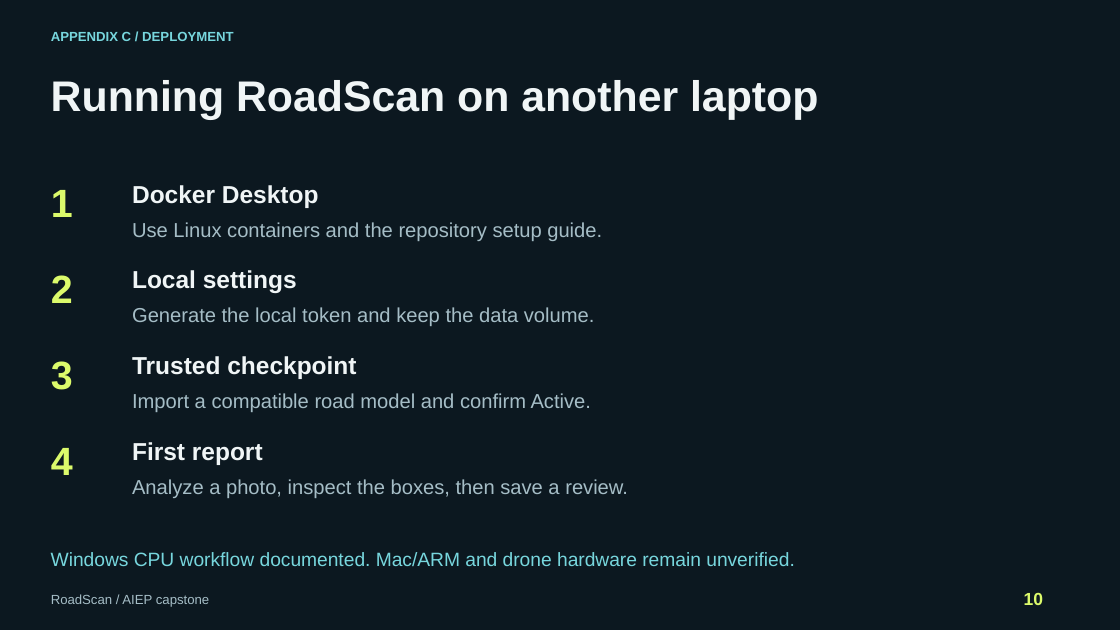
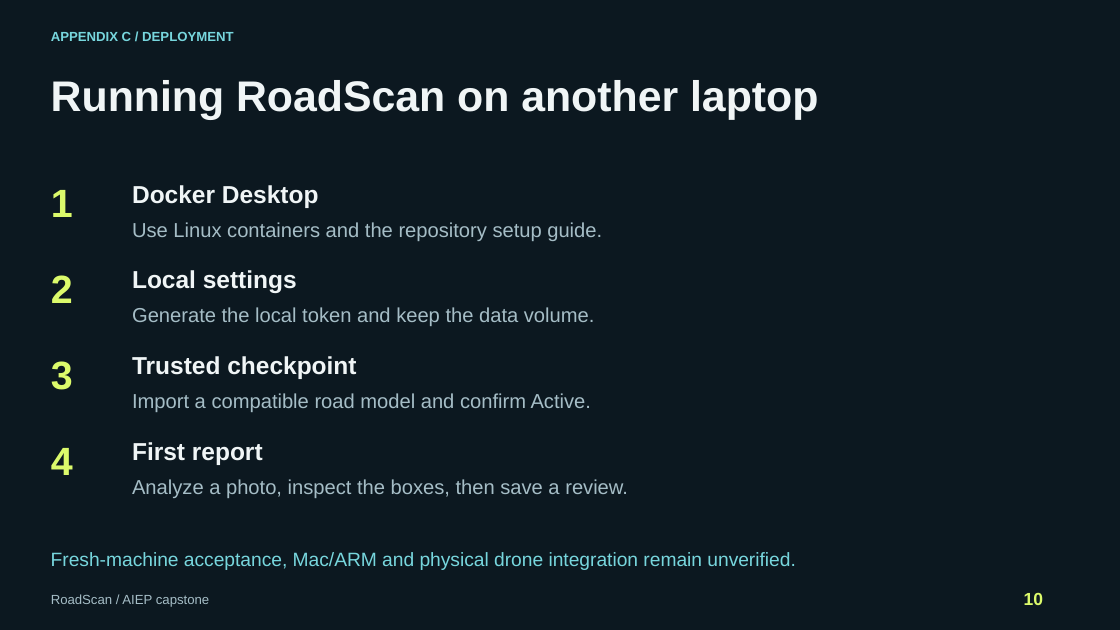
Before and after one commit to Feras-MQ/RoadScan, a slide deck: slide 10 of Deliverables/RoadScan-Presentation.pptx. Drawn at 1120x630 pixels with LibreOffice and Linux fonts; fonts in the diff are those of the drawing. Boxes give left, top, right and bottom in pixels: in the first picture for what was removed or moved away, otherwise in the second. Text is boxed around its words. In the diff, an @@ line names an element or a change of style, - is before the commit and + after.

```diff
--- a/Deliverables/RoadScan-Presentation.pptx
+++ b/Deliverables/RoadScan-Presentation.pptx
@@ text at box(51, 552, 795, 570): text changed @@
-Windows CPU workflow documented. Mac/ARM and drone hardware remain unverified.
+Fresh-machine acceptance, Mac/ARM and physical drone integration remain unverified.
```
Also in this commit, not shown: 2 other slides changed, 1 slide added, 8 other files.
